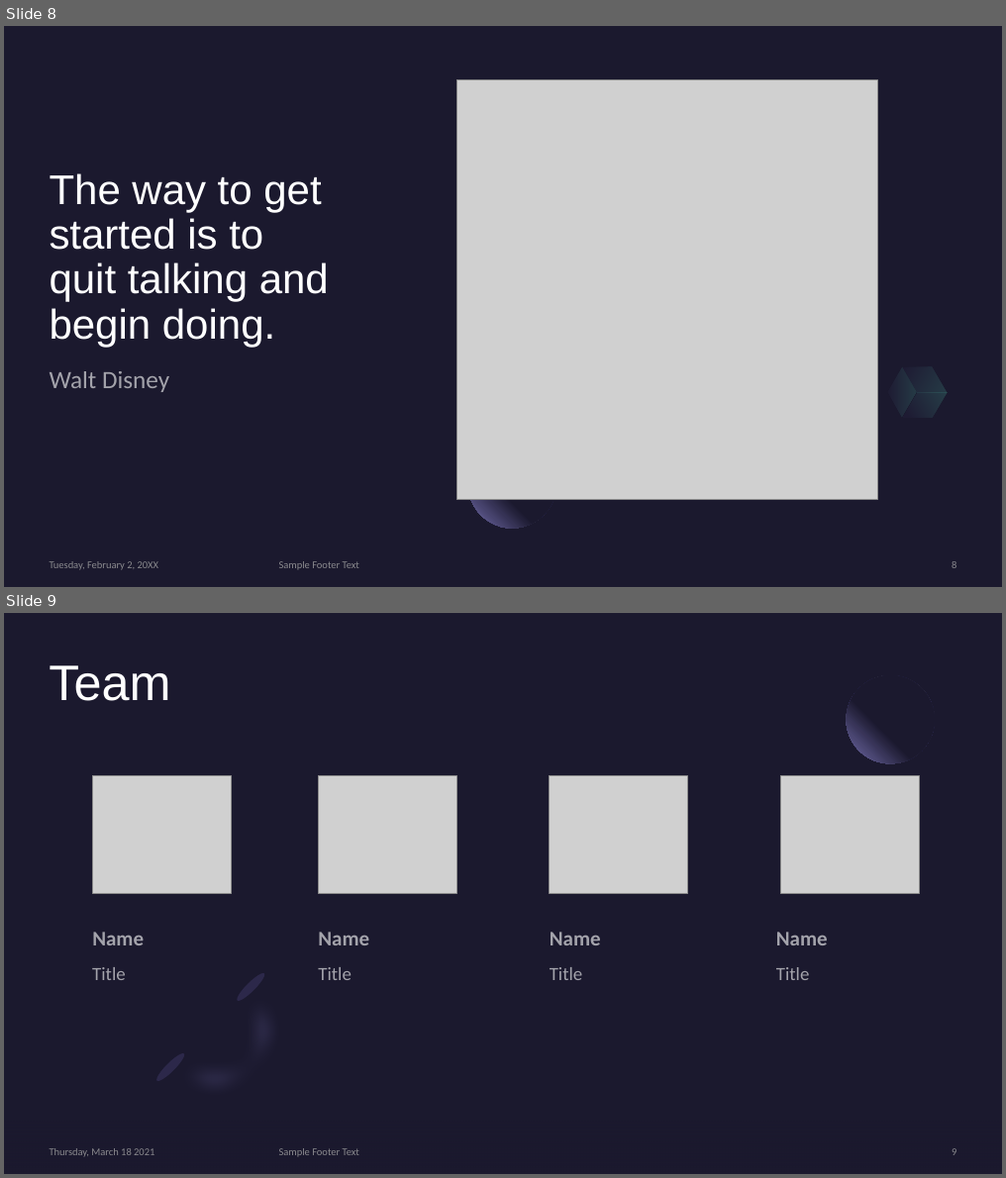
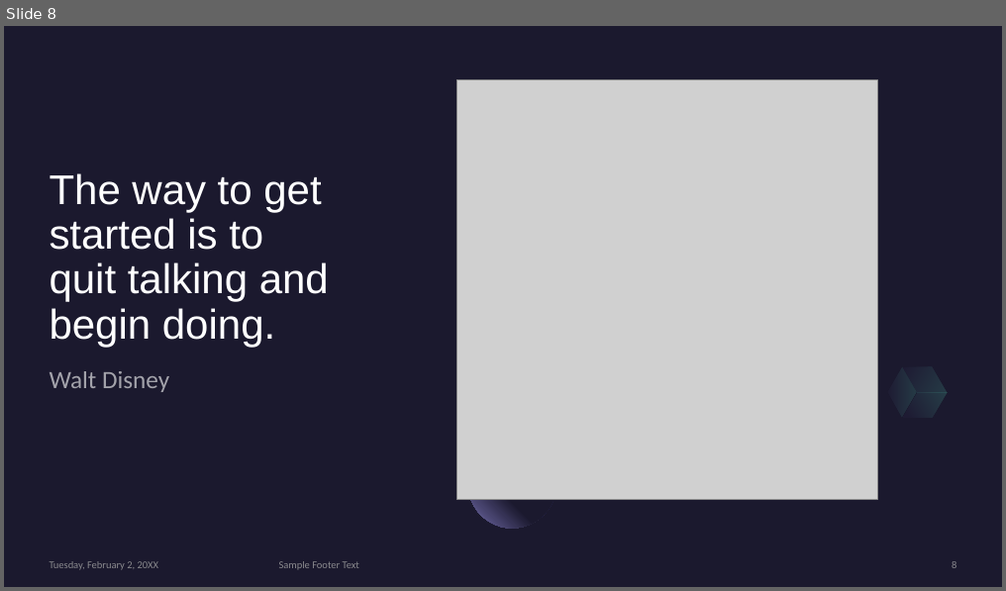
Before and after one commit to mbermont/Spotify_Project, a slide deck: docs/Utilizing Neural Networks To Categorize Songs.pptm. Shown one above the other, each under a label of ours: slides 8 and 9 before the commit, slide 8 after it. The pictures are 1006x1178 and 1006x591 pixels, drawn with LibreOffice and Linux fonts; fonts in the diff are those of the drawing; grey boxes stand for pictures. Boxes give left, top, right and bottom in pixels: in the first picture for what was removed or moved away, otherwise in the second. Text is boxed around its words. In the diff, an @@ line names an element or a change of style, - is before the commit and + after.

```diff
--- a/docs/Utilizing Neural Networks To Categorize Songs.pptm
+++ b/docs/Utilizing Neural Networks To Categorize Songs.pptm
@@ slide 9 removed at [4, 613, 1002, 1174], background #1B192E @@
@@ title removed at [49, 665, 170, 701] @@
-Team
@@ ellipse removed at [846, 675, 935, 763] @@
@@ picture removed at [92, 776, 231, 894] @@
@@ picture removed at [319, 776, 456, 894] @@
@@ picture removed at [549, 776, 688, 894] @@
@@ picture removed at [780, 776, 919, 894] @@
@@ text removed at [92, 932, 144, 946] @@
-Name
@@ text removed at [318, 932, 369, 946] @@
-Name
@@ text removed at [549, 932, 601, 946] @@
-Name
@@ text removed at [776, 932, 828, 946] @@
-Name
@@ text removed at [92, 967, 126, 980] @@
-Title
@@ text removed at [318, 967, 351, 980] @@
-Title
@@ text removed at [549, 967, 583, 980] @@
-Title
@@ text removed at [776, 967, 810, 980] @@
-Title
@@ group removed at [148, 964, 319, 1136]: 2 freeform shapes, 2 ellipses @@
@@ rectangle removed at [4, 1085, 1002, 1174] @@
@@ text removed at [50, 1149, 154, 1157] @@
-Thursday, March 18 2021
@@ text removed at [279, 1149, 359, 1157] @@
-Sample Footer Text
@@ page number removed at [951, 1149, 956, 1156] @@
-9
```
Also in this commit, not shown: 4 slides changed, 1 slide added, 7 other files.
